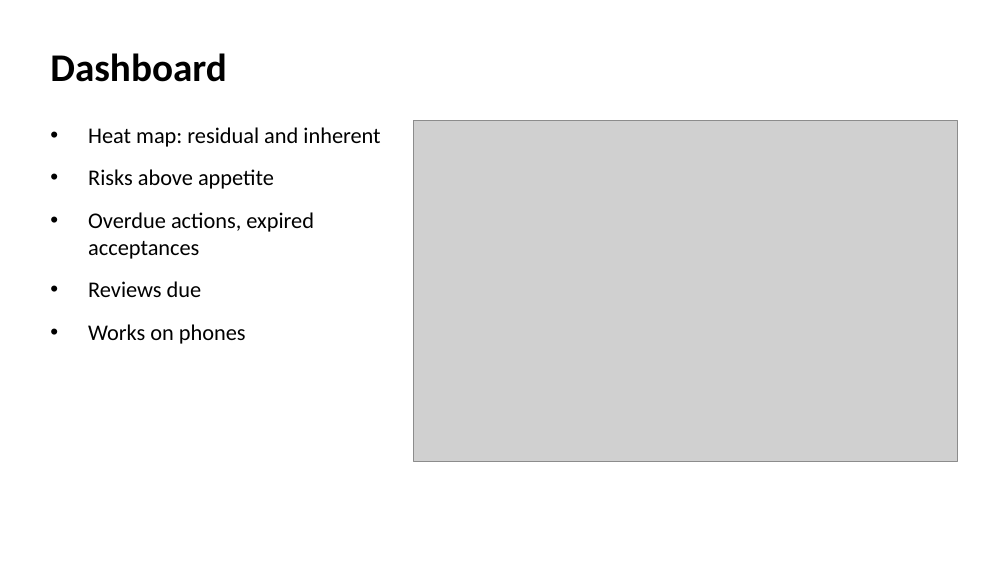
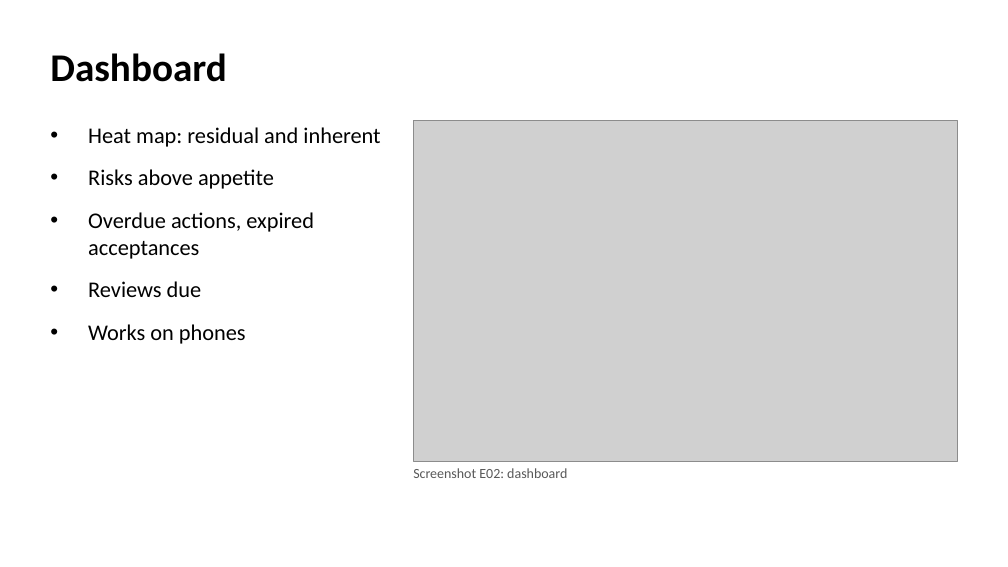
Before and after one commit to 2512742/GRC208, a slide deck: slide 7 of WS5-presentation/slides/GRC208_Group1_Slides.pptx. Drawn at 1008x567 pixels with LibreOffice and Linux fonts; fonts in the diff are those of the drawing; grey boxes stand for pictures. Boxes give left, top, right and bottom in pixels: in the first picture for what was removed or moved away, otherwise in the second. Text is boxed around its words. In the diff, an @@ line names an element or a change of style, - is before the commit and + after.

```diff
--- a/WS5-presentation/slides/GRC208_Group1_Slides.pptx
+++ b/WS5-presentation/slides/GRC208_Group1_Slides.pptx
@@ text added at bbox=[413, 468, 567, 478], 10 pt, text #595959 @@
+Screenshot E02: dashboard
```
Also in this commit, not shown: 3 other slides changed, 18 other files.
